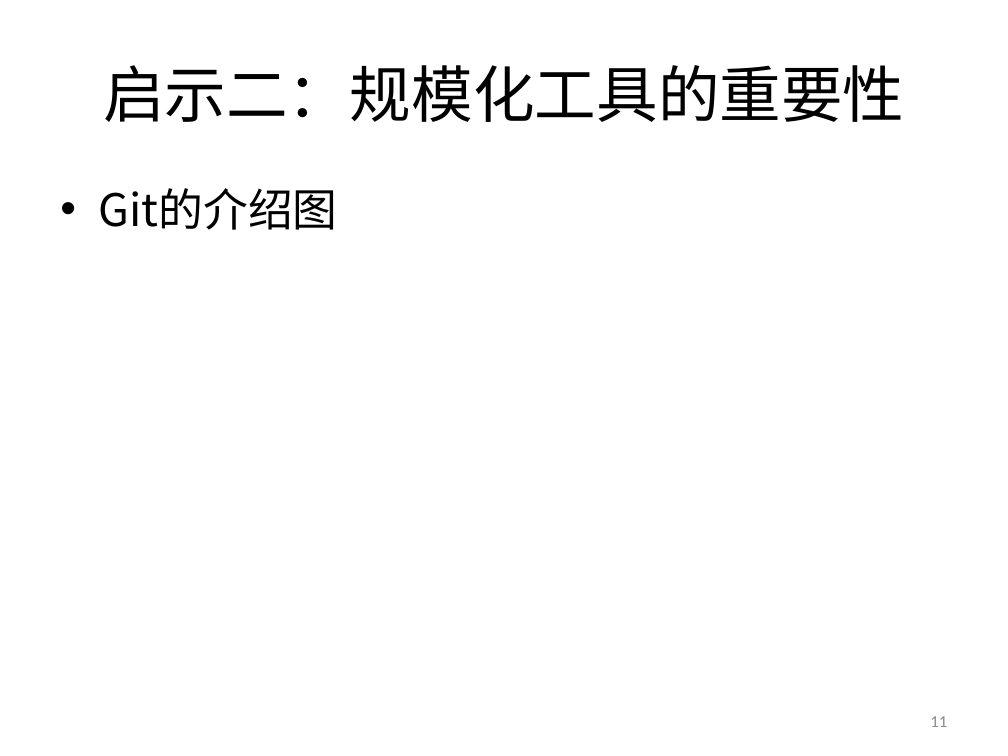
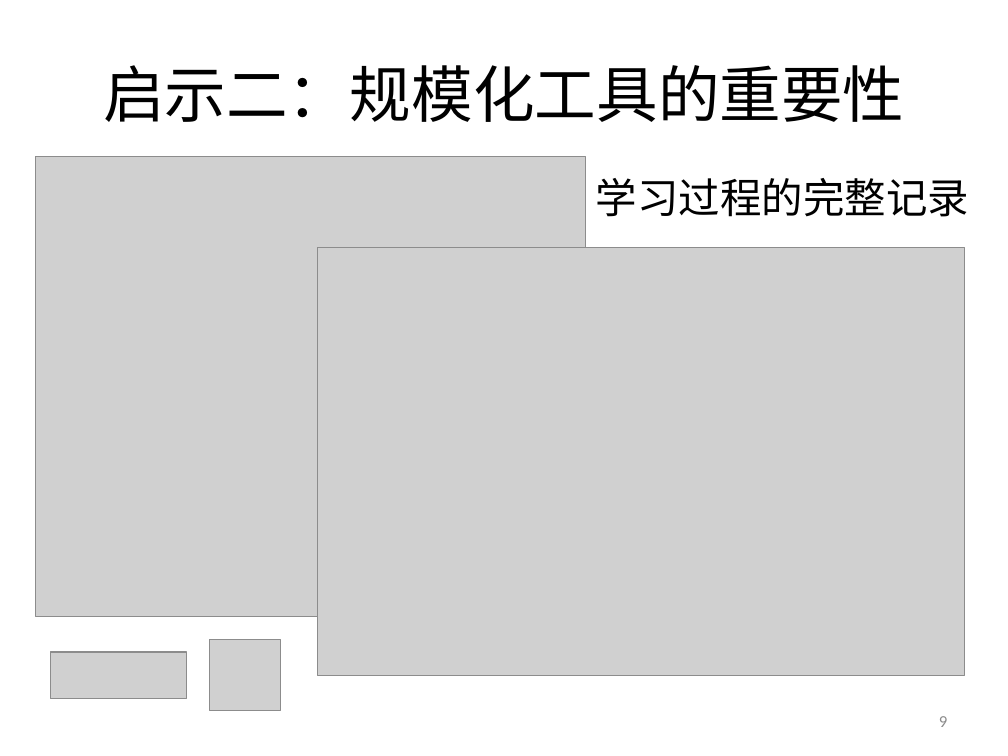
Before and after one commit to woodyme/2014JanXLP, a slide deck: slide 9 of 课程方案/XLP_WorkFLow_CHN.pptx (slide 11 before the commit). Drawn at 1008x756 pixels with LibreOffice and Linux fonts; fonts in the diff are those of the drawing; grey boxes stand for pictures; background and template pictures are left out. Boxes give left, top, right and bottom in pixels: in the first picture for what was removed or moved away, otherwise in the second. Text is boxed around its words. In the diff, an @@ line names an element or a change of style, - is before the commit and + after.

Commit message:
add photos

```diff
--- a/课程方案/XLP_WorkFLow_CHN.pptx
+++ b/课程方案/XLP_WorkFLow_CHN.pptx
@@ picture added at box(36, 156, 586, 617) @@
@@ text added at box(596, 178, 969, 217), 29.6 pt, text #000000 @@
+学习过程的完整记录
@@ text removed at box(98, 188, 337, 230) @@
-• Git的介绍图
@@ picture added at box(318, 248, 965, 675) @@
@@ picture added at box(50, 652, 186, 699) @@
@@ picture added at box(210, 640, 280, 711) @@
@@ page number at box(939, 716, 947, 727): text changed @@
-11
+9
```
Also in this commit, not shown: 10 other slides changed, 1 slide added, 3 slides removed.
